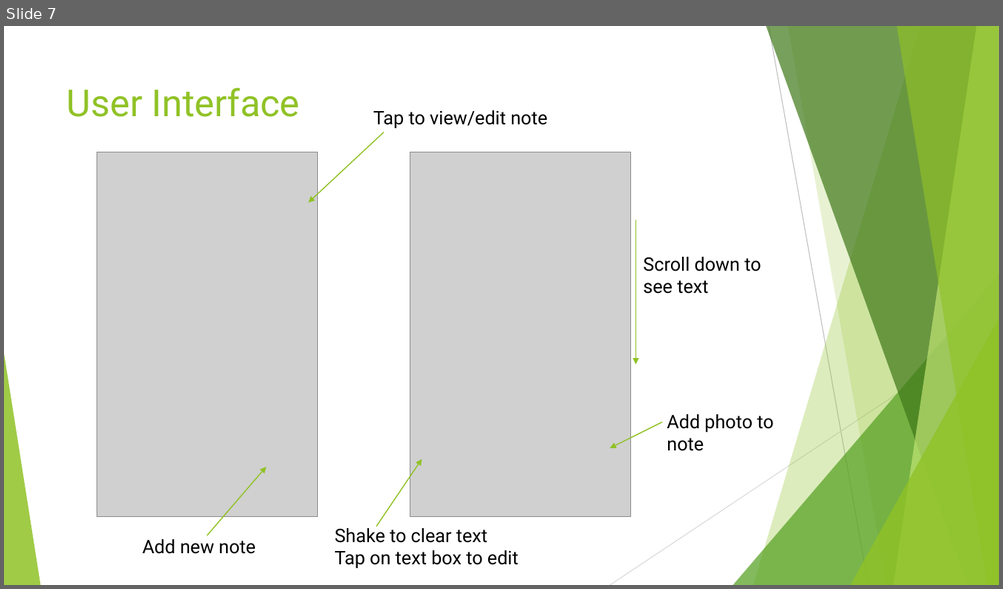
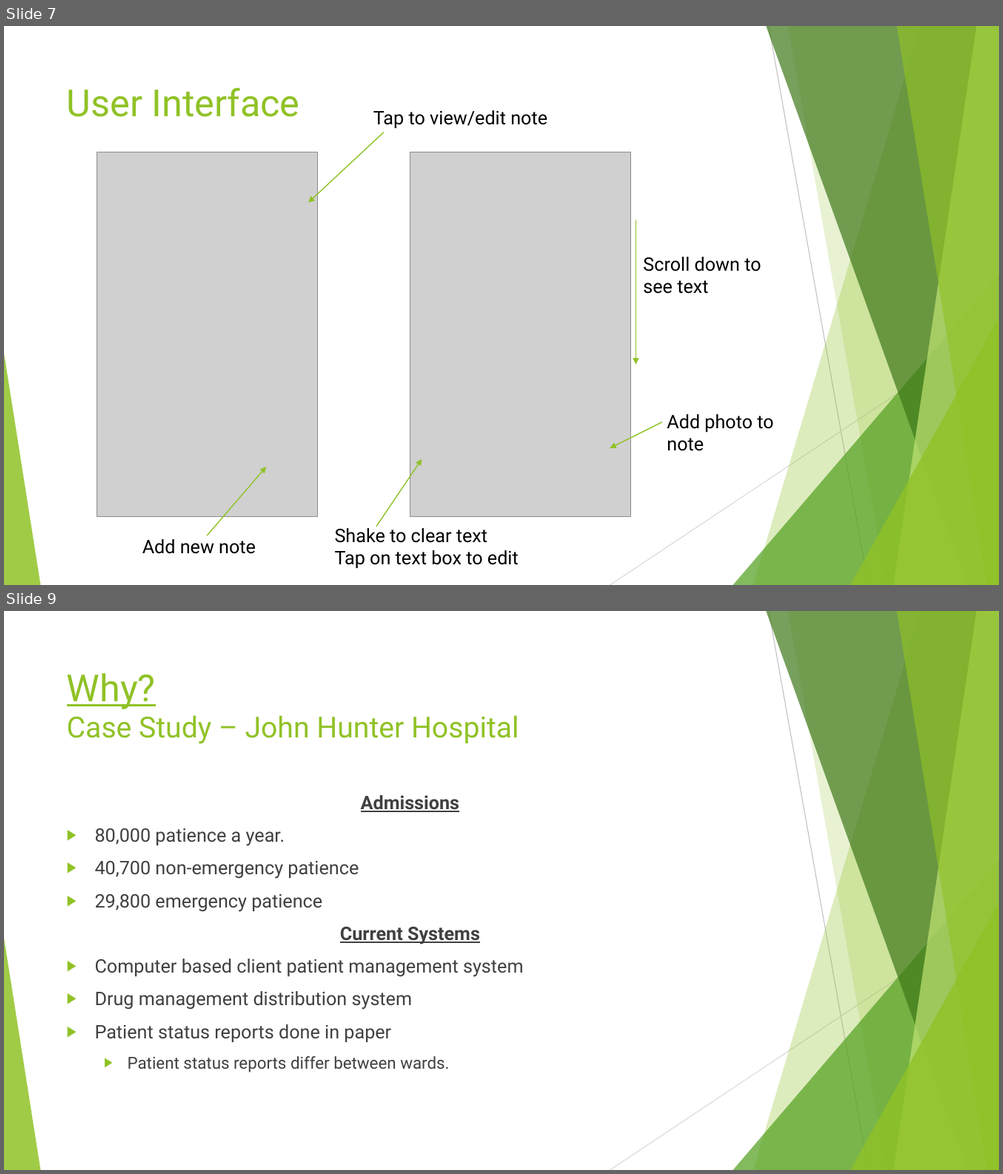
Before and after one commit to jjvanvuren/MediClip, a slide deck: MediClip Presentation.pptx. Shown one above the other, each under a label of ours: slide 7 before the commit, slides 7 and 9 after it; the slides between them are not shown. The pictures are 1003x589 and 1003x1174 pixels, drawn with LibreOffice and Linux fonts; fonts in the diff are those of the drawing; grey boxes stand for pictures. Boxes give left, top, right and bottom in pixels: in the first picture for what was removed or moved away, otherwise in the second. Text is boxed around its words. In the diff, an @@ line names an element or a change of style, - is before the commit and + after.

```diff
--- a/MediClip Presentation.pptx
+++ b/MediClip Presentation.pptx
@@ slide 9 added at [4, 611, 999, 1170], background #FFFFFF; not listed: 10 template elements that a slide beside it also shows @@
@@ title added at [67, 673, 519, 744], 28 pt, text #90C226 @@
+Why?
+Case Study – John Hunter Hospital
@@ text added at [95, 795, 523, 1073], 18 pt, text #404040 @@
+Admissions
+▶ 80,000 patience a year.
+▶ 40,700 non-emergency patience
+▶ 29,800 emergency patience
+Current Systems
+▶ Computer based client patient management system
+▶ Drug management distribution system
+▶ Patient status reports done in paper
+  ▶ Patient status reports differ between wards.
```
Also in this commit, not shown: 1 other slide added.
